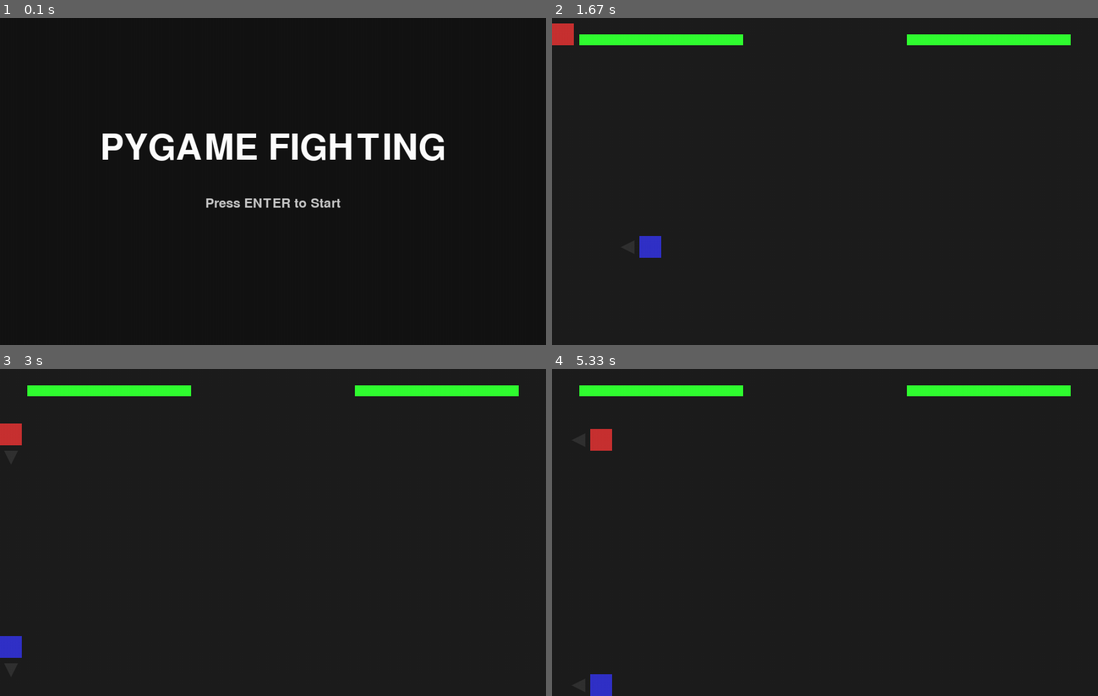
Above: before the commit, frames 1-4 (two rows, left to right).
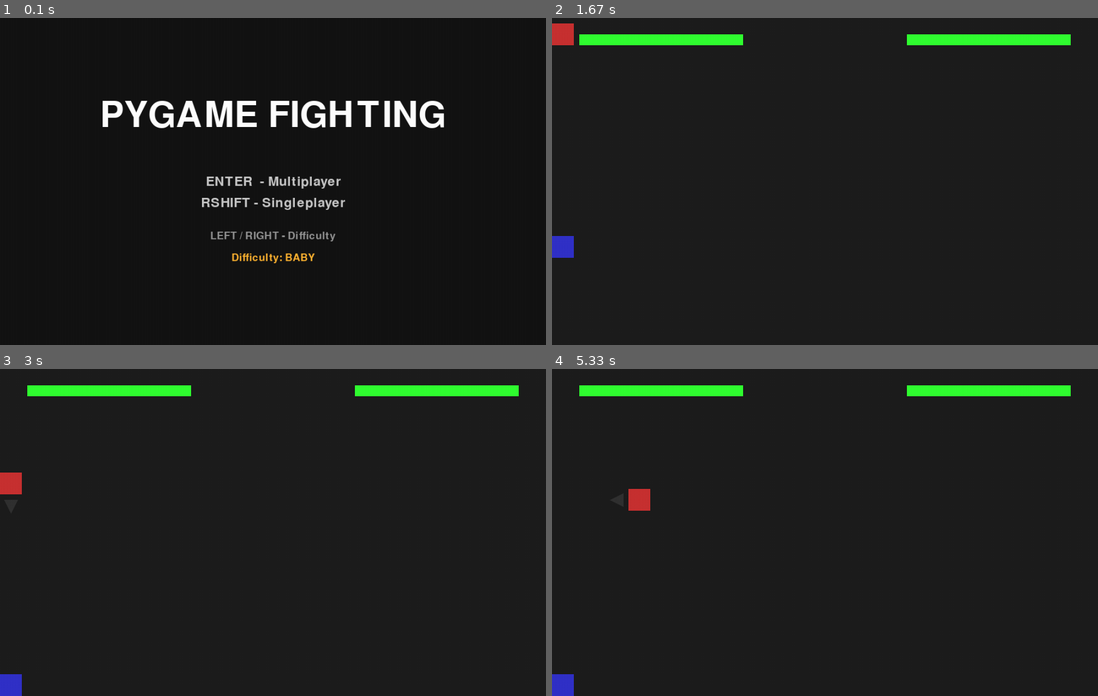
Above: after the commit, the same moments.

Repository: gaoyuanbin/PygameFighting
Game: pygame game, started from pythongame.py
Same seed, same stepped clock (60 frames per second), same inputs: the game is played once before the commit and once after it.
Inputs:
- Up to frame 1 (0.1 s): no input
- Up to frame 2 (1.67 s): tap Enter at 0.33 s; hold Right Shift 0.67-1.2 s; hold Left 0.67-1.2 s; hold . from 1.23 s (still down); hold Left from 1.23 s (still down); hold A from 1.23 s (still down)
- Up to frame 3 (3 s): release . at 1.77 s; release Left at 1.77 s; release A at 1.77 s; tap E at 1.8 s; hold Left 2.13-2.67 s; hold A 2.13-2.67 s; hold Down from 2.7 s (still down); hold S from 2.7 s (still down)
- Up to frame 4 (5.33 s): release Down at 3 s; release S at 3 s; hold Left 3.03-3.43 s; hold A 3.03-3.43 s; tap Right Shift at 3.18, 4.68 s; hold Up 3.47-3.83 s; hold W 3.47-3.83 s; hold Right 3.87-4.5 s; hold D 3.87-4.5 s; hold Down 4.53-4.9 s; hold S 4.53-4.9 s; hold Left from 4.93 s (still down); hold A from 4.93 s (still down)

The runs differ from the first frame. In frame 1, 6.7% of the frame differs, in the area x 18-82%, y 25-75%; in frame 2, 0.5%; in frame 3, 1.1%; in frame 4, 1.1%.

Commit message:
V2 of fighting game. added Artificial Intelligence that follows you and attacks. Made consistent menu loop.

Diff:
--- a/pythongame.py
+++ b/pythongame.py
@@ -1,3 +1,6 @@
+import random
+
+
 def draw_arrow(screen, rect, direction, color):
     dx, dy = direction
     size = 12
@@ -25,57 +28,74 @@
 def main_menu(screen, clock):
     font_title = pygame.font.SysFont(None, 96)
     font_hint = pygame.font.SysFont(None, 36)
-
-    title = font_title.render("PYGAME FIGHTING", True, (255, 255, 255))
-    hint = font_hint.render("Press ENTER to Start", True, (200, 200, 200))
+    font_small = pygame.font.SysFont(None, 28)
+
+    difficulties = ["baby","easy", "hard", "unbeatable", "og"]
+    diff_index = 0
 
     while True:
         clock.tick(60)
         screen.fill((20, 20, 20))
 
-        # draw text
-        screen.blit(
-            title,
-            title.get_rect(center=(WIDTH // 2, HEIGHT // 2 - 60))
+        title = font_title.render("PYGAME FIGHTING", True, (255, 255, 255))
+        hint1 = font_hint.render("ENTER  - Multiplayer", True, (200, 200, 200))
+        hint2 = font_hint.render("RSHIFT - Singleplayer", True, (200, 200, 200))
+        hint3 = font_small.render("LEFT / RIGHT - Difficulty", True, (150, 150, 150))
+        hint4 = font_small.render(
+            f"Difficulty: {difficulties[diff_index].upper()}",
+            True,
+            (255, 180, 50)
         )
-        screen.blit(
-            hint,
-            hint.get_rect(center=(WIDTH // 2, HEIGHT // 2 + 40))
-        )
+
+        screen.blit(title, title.get_rect(center=(WIDTH // 2, HEIGHT // 2 - 120)))
+        screen.blit(hint1, hint1.get_rect(center=(WIDTH // 2, HEIGHT // 2)))
+        screen.blit(hint2, hint2.get_rect(center=(WIDTH // 2, HEIGHT // 2 + 40)))
+        screen.blit(hint3, hint3.get_rect(center=(WIDTH // 2, HEIGHT // 2 + 100)))
+        screen.blit(hint4, hint4.get_rect(center=(WIDTH // 2, HEIGHT // 2 + 140)))
 
         for event in pygame.event.get():
             if event.type == pygame.QUIT:
-                return "quit"
+                return "quit", None
 
             if event.type == pygame.KEYDOWN:
+                if event.key == pygame.K_LEFT:
+                    diff_index = (diff_index - 1) % len(difficulties)
+
+                if event.key == pygame.K_RIGHT:
+                    diff_index = (diff_index + 1) % len(difficulties)
+
                 if event.key == pygame.K_RETURN:
-                    return "start"
+                    return "start", difficulties[diff_index]
+
+                if event.key == pygame.K_RSHIFT:
+                    return "singleplayer", difficulties[diff_index]
 
                 if event.key == pygame.K_ESCAPE:
-                    return "quit"
+                    return "quit", None
 
         pygame.display.flip()
+
 
 
 ATTACKS = {
     "normal": {
         "dmg": 10,
-        "size": 40,
+        "size": 50,
         "frames": 10,
         "cooldown": 30,
     },
     "super": {
         "dmg": 25,
         "size": 1000,
-        "frames": 18,
-        "cooldown": 90,
+        "frames": 20,
+        "cooldown": 60,
     },
     "dash": {
         "dmg": 15,
         "size": 50,
-        "frames": 15,
-        "cooldown": 60,
-        "speed": 25,
+        "frames": 20,
+        "cooldown": 30,
+        "speed": 45,
     },
 }
 
@@ -107,7 +127,7 @@
 font = pygame.font.SysFont(None, 80)
 p1_dir = (1, 0)  # (x, y)
 p2_dir = (-1, 0)
-
+singleplayer = False
 countdown = 120
 win = False
 running = True
@@ -118,7 +138,7 @@
 player_y = 10
 player2_x = 800
 player2_y = 400
-speed = 5
+speed = 10
 p1hp = maxhp
 p2hp = maxhp
 p1_attack = None
@@ -131,20 +151,104 @@
 p2_anim = 0
 p2_hit = False
 
-menu_result = main_menu(screen, clock)
-if menu_result == "quit":
-    running = False
+
+DIFFICULTY = "easy"
+# "easy", "hard", "unbeatable", "og"
+
+AI_PRESETS = {
+    "baby":{
+        "think_delay": 30,
+        "super_chance": 0,
+        "dash_chance": 0.1,
+        "retreat_chance": 0.6,
+    },
+    "easy": {
+        "think_delay": 25,
+        "super_chance": 0.03,
+        "dash_chance": 0.18,
+        "retreat_chance": 0.45,
+    },
+    "hard": {
+        "think_delay": 14,
+        "super_chance": 0.10,
+        "dash_chance": 0.35,
+        "retreat_chance": 0.20,
+    },
+    "unbeatable": {
+        "think_delay": 4,
+        "super_chance": 0.25,
+        "dash_chance": 0.65,
+        "retreat_chance": 0.0,
+    },
+    "og": {  # original AI
+        "think_delay": 0,
+        "super_chance": 1.0,
+        "dash_chance": 1.0,
+        "retreat_chance": 0.0,
+    },
+}
+
+ai_think_timer = 0
+
+
+while running:
+
+    # --- MENU ---
+    menu_result, selected_difficulty = main_menu(screen, clock)
+
+    if menu_result == "quit":
+        break
+
+    if menu_result == "singleplayer":
+        singleplayer = True
+        DIFFICULTY = selected_difficulty
+    else:
+        singleplayer = False
+
+    # --- RESET GAME STATE ---
+    player_x = 10
+    player_y = 10
+    player2_x = 800
+    player2_y = 400
+
+    p1hp = maxhp
+    p2hp = maxhp
+
+    p1_attack = None
+    p2_attack = None
+    p1_cd = 0
+    p2_cd = 0
+    p1_anim = 0
+    p2_anim = 0
+    p1_hit = False
+    p2_hit = False
+
+    p1_dir = (1, 0)
+    p2_dir = (-1, 0)
+
+    win = False
+    winner_text = ""
+
+    match_running = True
+
+    # --- MATCH LOOP ---
+    while match_running:
+
 # --- game loop ---
-while running:
-    for event in pygame.event.get():
-        if event.type == pygame.QUIT:
-            running = False
-    if not win:
-        clock.tick(60)  # 60 FPS
-
-        # --- events ---
+        clock.tick(60)
+
+        for event in pygame.event.get():
+            if event.type == pygame.QUIT:
+                running = False
+                match_running = False
+
+            # only when someone won, allow ENTER to go back to menu
+            if win and event.type == pygame.KEYDOWN:
+                if event.key == pygame.K_RETURN:
+                    match_running = False
 
         keys = pygame.key.get_pressed()
+
 
         # --- input ---
         # Player 1
@@ -162,18 +266,38 @@
             p1_dir = (0, 1)
 
         # Player 2
-        if keys[pygame.K_LEFT]:
-            player2_x -= speed
-            p2_dir = (-1, 0)
-        if keys[pygame.K_RIGHT]:
-            player2_x += speed
-            p2_dir = (1, 0)
-        if keys[pygame.K_UP]:
-            player2_y -= speed
-            p2_dir = (0, -1)
-        if keys[pygame.K_DOWN]:
-            player2_y += speed
-            p2_dir = (0, 1)
+        if singleplayer:
+            preset = AI_PRESETS[DIFFICULTY]
+
+            dx = player_x - player2_x
+            dy = player_y - player2_y
+
+            if abs(dx) > abs(dy):
+                p2_dir = (1, 0) if dx > 0 else (-1, 0)
+                player2_x += speed * p2_dir[0]
+            else:
+                p2_dir = (0, 1) if dy > 0 else (0, -1)
+                player2_y += speed * p2_dir[1]
+
+            # retreat (not OG)
+            if DIFFICULTY != "og":
+                if abs(dx) + abs(dy) < 80 and random.random() < preset["retreat_chance"]:
+                    player2_x -= p2_dir[0] * speed
+                    player2_y -= p2_dir[1] * speed
+        else:
+            # Player 2 (human)
+            if keys[pygame.K_LEFT]:
+                player2_x -= speed
+                p2_dir = (-1, 0)
+            if keys[pygame.K_RIGHT]:
+                player2_x += speed
+                p2_dir = (1, 0)
+            if keys[pygame.K_UP]:
+                player2_y -= speed
+                p2_dir = (0, -1)
+            if keys[pygame.K_DOWN]:
+                player2_y += speed
+                p2_dir = (0, 1)
 
         # Player 1 attacks
         if p1_cd == 0:
@@ -194,22 +318,67 @@
                 p1_hit = False
 
         # Player 2 attacks
-        if p2_cd == 0:
-            if keys[pygame.K_PERIOD]:
-                p2_attack = "super"
-                p2_anim = ATTACKS["super"]["frames"]
-                p2_cd = ATTACKS["super"]["cooldown"]
+        if singleplayer:
+            preset = AI_PRESETS[DIFFICULTY]
+
+            # --- OG difficulty (original behavior) ---
+            if DIFFICULTY == "og" and p2_cd == 0:
+                dist = abs(player_x - player2_x) + abs(player_y - player2_y)
+
+                if dist < 60:
+                    p2_attack = "normal"
+                elif dist < 150:
+                    p2_attack = "dash"
+                else:
+                    p2_attack = "super"
+
+                p2_anim = ATTACKS[p2_attack]["frames"]
+                p2_cd = ATTACKS[p2_attack]["cooldown"]
                 p2_hit = False
-            elif keys[pygame.K_RSHIFT]:
-                p2_attack = "dash"
-                p2_anim = ATTACKS["dash"]["frames"]
-                p2_cd = ATTACKS["dash"]["cooldown"]
-                p2_hit = False
-            elif keys[pygame.K_SLASH]:
-                p2_attack = "normal"
-                p2_anim = ATTACKS["normal"]["frames"]
-                p2_cd = ATTACKS["normal"]["cooldown"]
-                p2_hit = False
+
+            # --- Balanced difficulties ---
+            else:
+                ai_think_timer -= 1
+
+                if ai_think_timer <= 0 and p2_cd == 0:
+                    ai_think_timer = preset["think_delay"]
+
+                    dist = abs(player_x - player2_x) + abs(player_y - player2_y)
+                    roll = random.random()
+
+                    p2_attack = None
+
+                    if dist < 140 and roll < preset["super_chance"]:
+                        p2_attack = "super"
+                    elif dist < 60:
+                        p2_attack = "normal"
+                    elif dist < 180 and roll < preset["dash_chance"]:
+                        p2_attack = "dash"
+
+                    if p2_attack:
+                        p2_anim = ATTACKS[p2_attack]["frames"]
+                        p2_cd = ATTACKS[p2_attack]["cooldown"]
+                        p2_hit = False
+
+        else:
+            # Player 2 (human)
+            if p2_cd == 0:
+                if keys[pygame.K_PERIOD]:
+                    p2_attack = "super"
+                    p2_anim = ATTACKS["super"]["frames"]
+                    p2_cd = ATTACKS["super"]["cooldown"]
+                    p2_hit = False
+                elif keys[pygame.K_RSHIFT]:
+                    p2_attack = "dash"
+                    p2_anim = ATTACKS["dash"]["frames"]
+                    p2_cd = ATTACKS["dash"]["cooldown"]
+                    p2_hit = False
+                elif keys[pygame.K_SLASH]:
+                    p2_attack = "normal"
+                    p2_anim = ATTACKS["normal"]["frames"]
+                    p2_cd = ATTACKS["normal"]["cooldown"]
+                    p2_hit = False
+
         if p1_cd > 0:
             p1_cd -= 1
         if p1_anim > 0:
@@ -245,6 +414,29 @@
         screen.fill((30, 30, 30))  # background
         p1_rect = pygame.Rect(player_x, player_y, player_size, player_size)
         p2_rect = pygame.Rect(player2_x, player2_y, player_size, player_size)
+        if p1_rect.colliderect(p2_rect):
+            overlap = p1_rect.clip(p2_rect)
+            PUSH = 1.2
+            if overlap.width < overlap.height:
+                # push horizontally
+                if p1_rect.centerx < p2_rect.centerx:
+                    player_x -= overlap.width * 0.5 * PUSH
+                    player2_x += overlap.width * 0.5 * PUSH
+                else:
+                    player_x += overlap.width * 0.5 * PUSH
+                    player2_x -= overlap.width * 0.5 * PUSH
+            else:
+                # push vertically
+                if p1_rect.centery < p2_rect.centery:
+                    player_y -= overlap.height * 0.5 * PUSH
+                    player2_y += overlap.height * 0.5 * PUSH
+                else:
+                    player_y += overlap.height * 0.5 * PUSH
+                    player2_y -= overlap.height * 0.5 * PUSH
+        player_x = max(0, min(player_x, WIDTH - player_size))
+        player_y = max(0, min(player_y, HEIGHT - player_size))
+        player2_x = max(0, min(player2_x, WIDTH - player_size))
+        player2_y = max(0, min(player2_y, HEIGHT - player_size))
 
         pygame.draw.rect(screen, (200, 50, 50), p1_rect)
         pygame.draw.rect(screen, (50, 50, 200), p2_rect)
@@ -340,46 +532,43 @@
 
         p1hp = max(0, p1hp)
         p2hp = max(0, p2hp)
-    if win:
-        countdown -= 1
-        if countdown <= 0:
-            running = False
-        overlay = pygame.Surface((WIDTH, HEIGHT))
-        overlay.set_alpha(160)
-        overlay.fill((0, 0, 0))
-        screen.blit(overlay, (0, 0))
-
-        text_surface = font.render(winner_text, True, (255, 255, 255))
-        text_rect = text_surface.get_rect(center=(WIDTH // 2, HEIGHT // 2))
-        screen.blit(text_surface, text_rect)
-
-    BAR_WIDTH = 300
-    BAR_HEIGHT = 20
-
-    # Player 1 HP bar
-    pygame.draw.rect(screen, (100, 100, 100), (50, 30, BAR_WIDTH, BAR_HEIGHT))
-    pygame.draw.rect(
-        screen,
-        (50, 255, 50),
-        (50, 30, BAR_WIDTH * (p1hp / maxhp), BAR_HEIGHT)
-    )
-
-    # Player 2 HP bar
-    pygame.draw.rect(screen, (100, 100, 100), (WIDTH - 350, 30, BAR_WIDTH, BAR_HEIGHT))
-    pygame.draw.rect(
-        screen,
-        (50, 255, 50),
-        (WIDTH - 350, 30, BAR_WIDTH * (p2hp / maxhp), BAR_HEIGHT)
-    )
-    if not win:
-        if p1hp <= 0:
-            win = True
-            winner_text = "PLAYER 2 WINS"
-        elif p2hp <= 0:
-            win = True
-            winner_text = "PLAYER 1 WINS"
-
-    pygame.display.flip()
+        if win:
+            overlay = pygame.Surface((WIDTH, HEIGHT))
+            overlay.set_alpha(160)
+            overlay.fill((0, 0, 0))
+            screen.blit(overlay, (0, 0))
+
+            text_surface = font.render(winner_text, True, (255, 255, 255))
+            text_rect = text_surface.get_rect(center=(WIDTH // 2, HEIGHT // 2))
+            screen.blit(text_surface, text_rect)
+
+        BAR_WIDTH = 300
+        BAR_HEIGHT = 20
+
+        # Player 1 HP bar
+        pygame.draw.rect(screen, (100, 100, 100), (50, 30, BAR_WIDTH, BAR_HEIGHT))
+        pygame.draw.rect(
+            screen,
+            (50, 255, 50),
+            (50, 30, BAR_WIDTH * (p1hp / maxhp), BAR_HEIGHT)
+        )
+
+        # Player 2 HP bar
+        pygame.draw.rect(screen, (100, 100,  100), (WIDTH - 350, 30, BAR_WIDTH, BAR_HEIGHT))
+        pygame.draw.rect(
+            screen,
+            (50, 255, 50),
+            (WIDTH - 350, 30, BAR_WIDTH * (p2hp / maxhp), BAR_HEIGHT)
+        )
+        if not win:
+            if p1hp <= 0:
+                win = True
+                winner_text = "PLAYER 2 WINS - press enter"
+            elif p2hp <= 0:
+                win = True
+                winner_text = "PLAYER 1 WINS - press enter"
+
+        pygame.display.flip()
 
 # Player 1 attack animation
 
